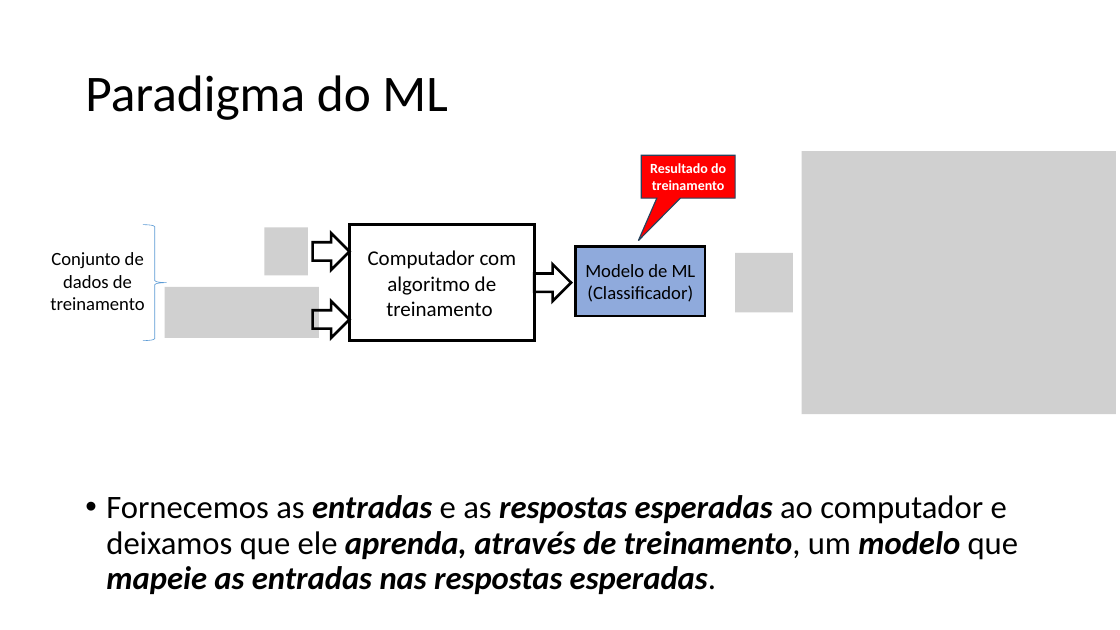
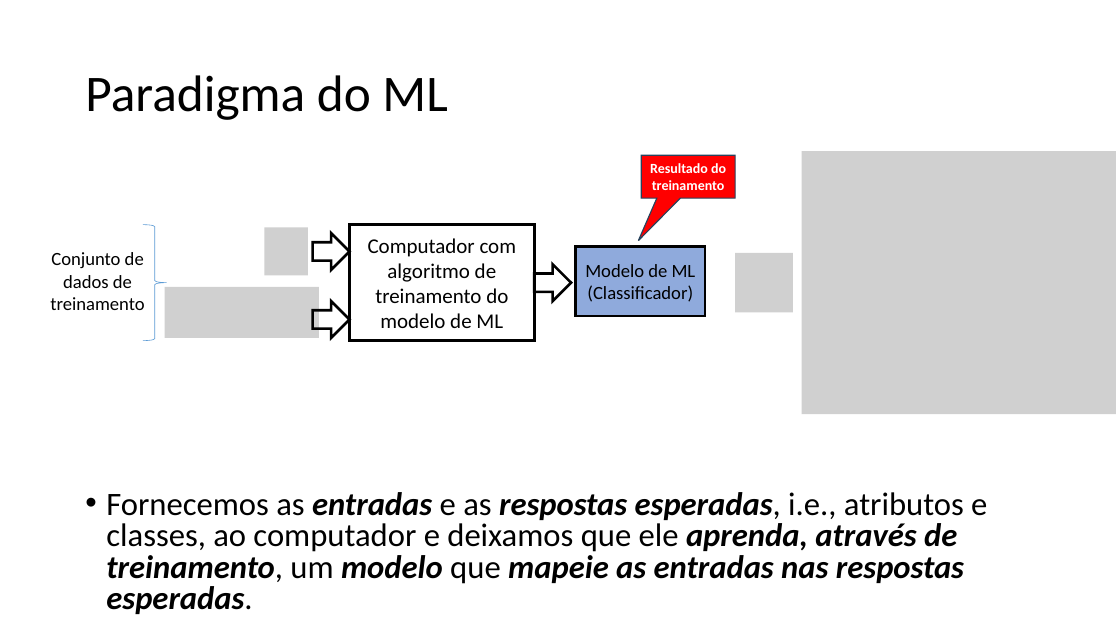
Before and after one commit to zz4fap/t320_aprendizado_de_maquina, a slide deck: slide 6 of slides/Lab1_Ex2.pptx. Drawn at 1120x630 pixels with LibreOffice and Linux fonts; fonts in the diff are those of the drawing; grey boxes stand for pictures. Boxes give left, top, right and bottom in pixels: in the first picture for what was removed or moved away, otherwise in the second. Text is boxed around its words. In the diff, an @@ line names an element or a change of style, - is before the commit and + after.

Commit message:
update of slides

```diff
--- a/slides/Lab1_Ex2.pptx
+++ b/slides/Lab1_Ex2.pptx
@@ text in rectangle at <box>368,238,517,328</box>: text changed @@
-Computador com algoritmo de treinamento
+Computador com algoritmo de treinamento do modelo de ML
@@ text at <box>106,492,987,614</box>: text changed @@
-• Fornecemos as entradas e as respostas esperadas ao computador e deixamos que ele aprenda, através de treinamento, um modelo que mapeie as entradas nas respostas esperadas.
+• Fornecemos as entradas e as respostas esperadas, i.e., atributos e classes, ao computador e deixamos que ele aprenda, através de treinamento, um modelo que mapeie as entradas nas respostas esperadas.
```
Also in this commit, not shown: 1 other slide changed, 1 other file.
